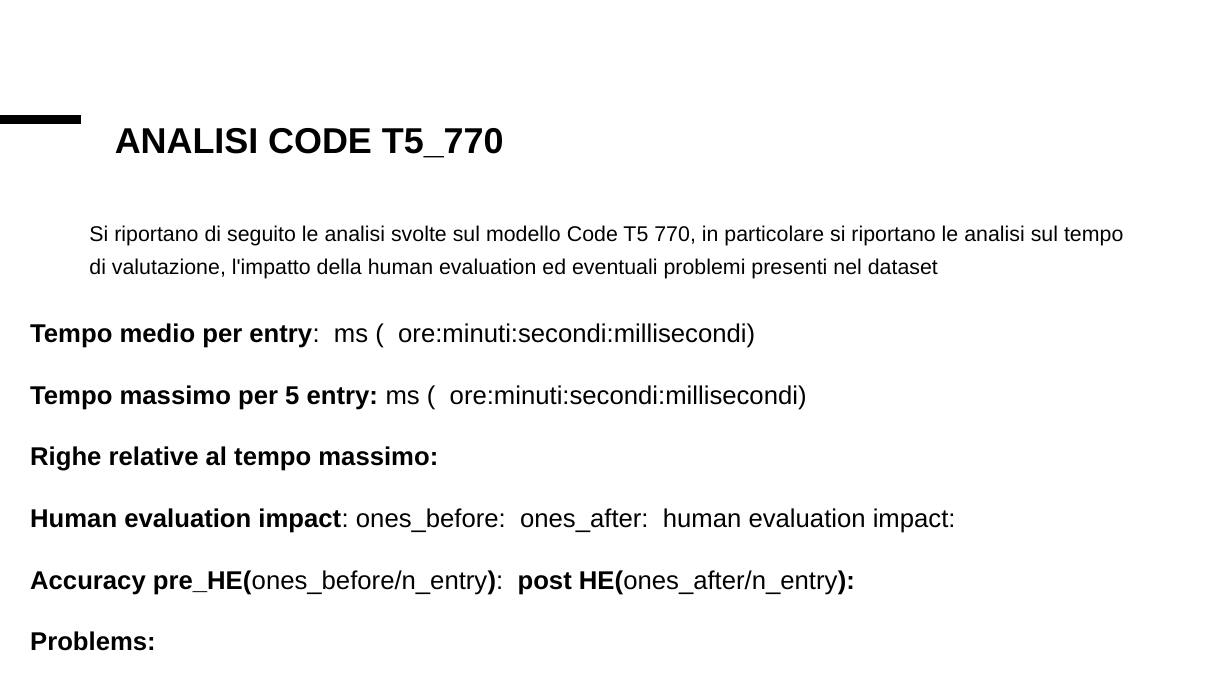
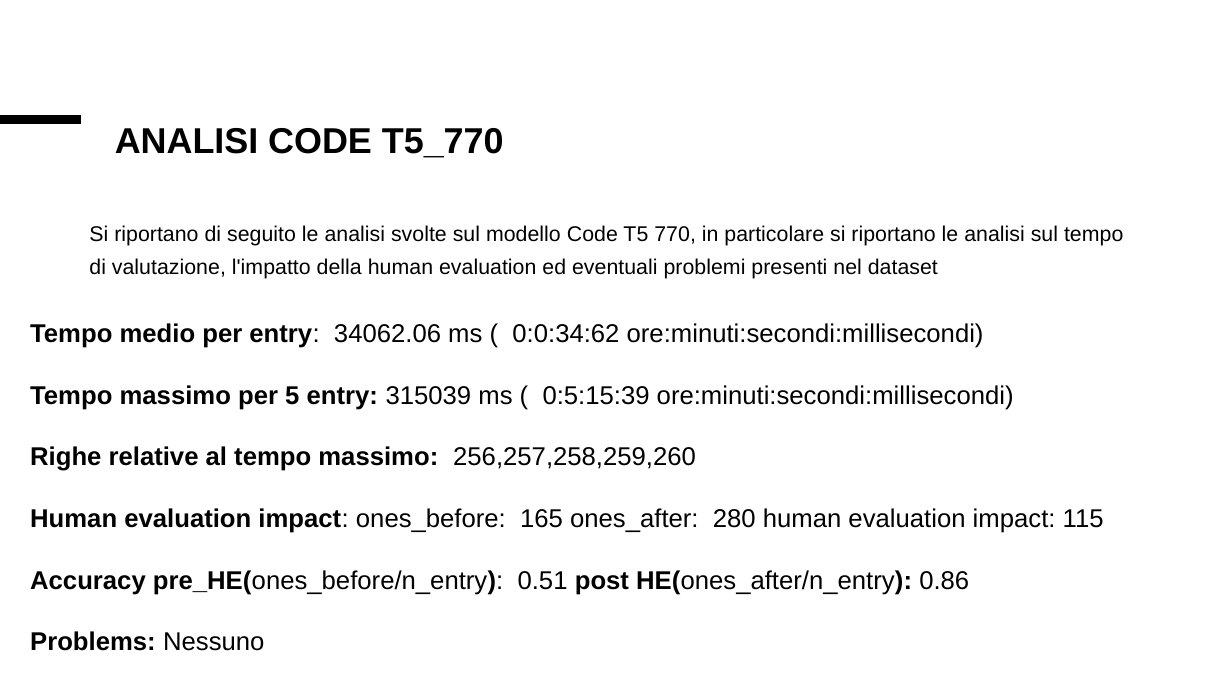
Before and after one commit to Simpronic/Tesi_Generatore_VHDL, a slide deck: slide 16 of altro/Presentazione_risultati.pptx. Drawn at 1232x693 pixels with LibreOffice and Linux fonts; fonts in the diff are those of the drawing. Boxes give left, top, right and bottom in pixels: in the first picture for what was removed or moved away, otherwise in the second. Text is boxed around its words. In the diff, an @@ line names an element or a change of style, - is before the commit and + after.

Commit message:
Terminate analisi CodeT5_770, modificata presentazione

```diff
--- a/altro/Presentazione_risultati.pptx
+++ b/altro/Presentazione_risultati.pptx
@@ text at <box>30,323,1104,651</box>: text changed @@
-Tempo medio per entry: ms ( ore:minuti:secondi:millisecondi)
-Tempo massimo per 5 entry: ms ( ore:minuti:secondi:millisecondi)
-Righe relative al tempo massimo:
-Human evaluation impact: ones_before: ones_after: human evaluation impact:
-Accuracy pre_HE(ones_before/n_entry): post HE(ones_after/n_entry):
-Problems:
+Tempo medio per entry: 34062.06 ms ( 0:0:34:62 ore:minuti:secondi:millisecondi)
+Tempo massimo per 5 entry: 315039 ms ( 0:5:15:39 ore:minuti:secondi:millisecondi)
+Righe relative al tempo massimo: 256,257,258,259,260
+Human evaluation impact: ones_before: 165 ones_after: 280 human evaluation impact: 115
+Accuracy pre_HE(ones_before/n_entry): 0.51 post HE(ones_after/n_entry): 0.86
+Problems: Nessuno
```
Also in this commit, not shown: 3 other slides changed, 3 other files.
